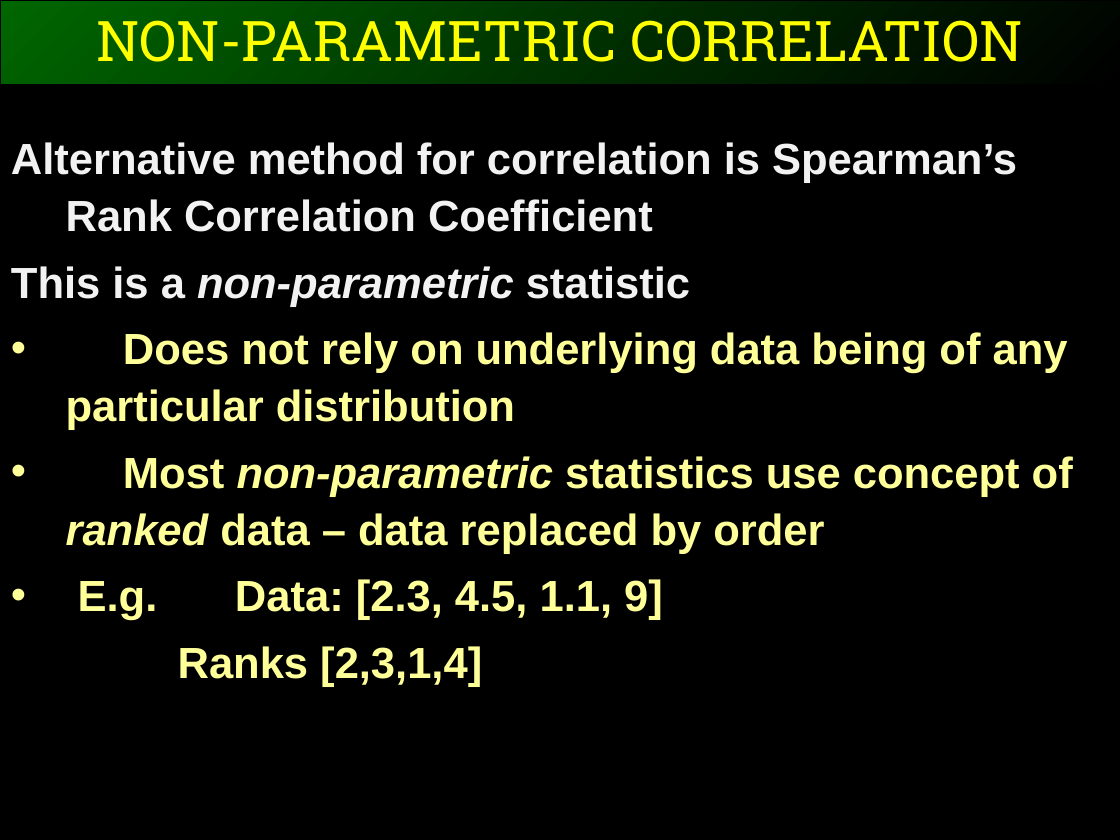
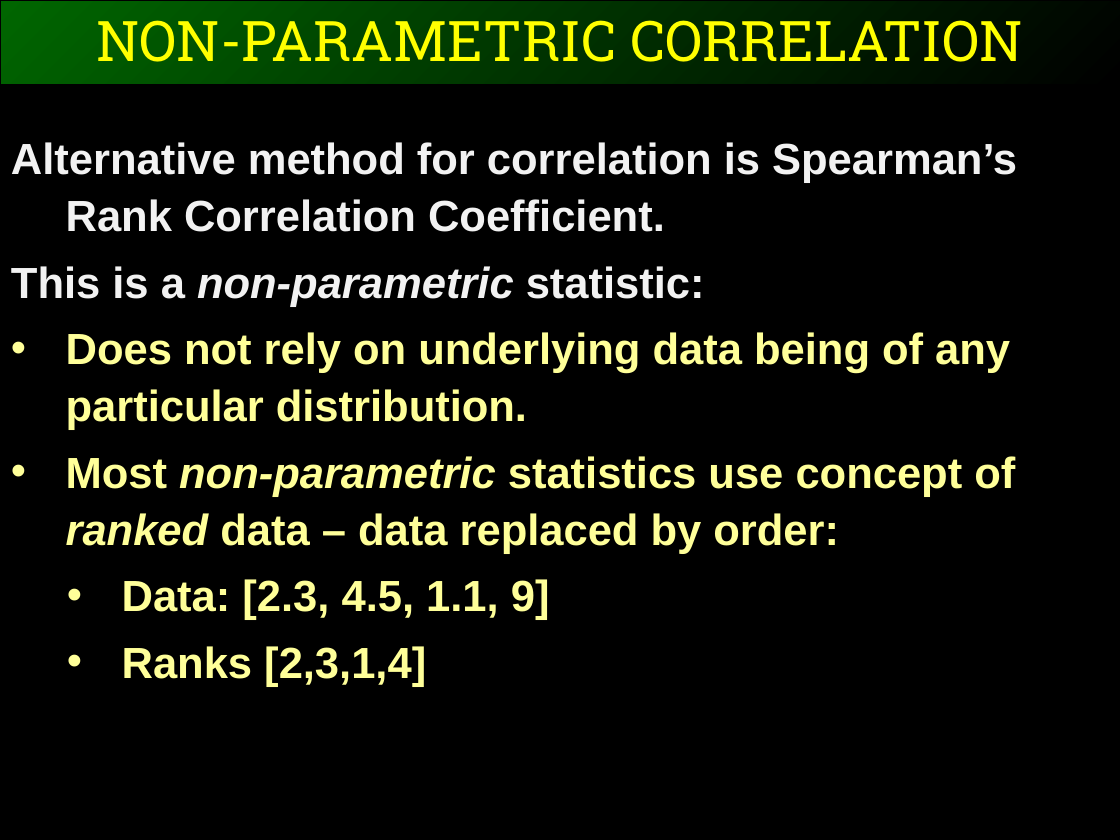
Before and after one commit to ggorman/Introduction-to-stats-for-geoscientists, a slide deck: slide 17 of slides/CSFG6.pptx. Drawn at 1120x840 pixels with LibreOffice and Linux fonts; fonts in the diff are those of the drawing. Boxes give left, top, right and bottom in pixels: in the first picture for what was removed or moved away, otherwise in the second. Text is boxed around its words. In the diff, an @@ line names an element or a change of style, - is before the commit and + after.

```diff
--- a/slides/CSFG6.pptx
+++ b/slides/CSFG6.pptx
@@ text at box(11, 142, 1017, 620): text changed @@
-Alternative method for correlation is Spearman’s Rank Correlation Coefficient
-This is a non-parametric statistic
-• Does not rely on underlying data being of any particular distribution
-• Most non-parametric statistics use concept of ranked data – data replaced by order
-• E.g. Data: [2.3, 4.5, 1.1, 9]
+Alternative method for correlation is Spearman’s Rank Correlation Coefficient.
+This is a non-parametric statistic:
+• Does not rely on underlying data being of any particular distribution.
+• Most non-parametric statistics use concept of ranked data – data replaced by order:
+  • Data: [2.3, 4.5, 1.1, 9]
@@ text at box(122, 646, 426, 687): bullet none to •; list level 1 to 2 in "Ranks [2,3,1,4]" @@
```
Also in this commit, not shown: 11 other slides changed, 1 other file.
